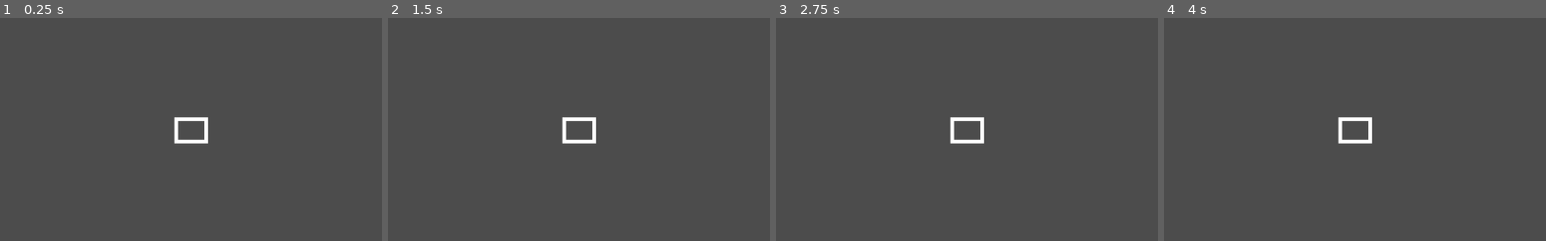
Above: before the commit, frames 1-4 (left to right).
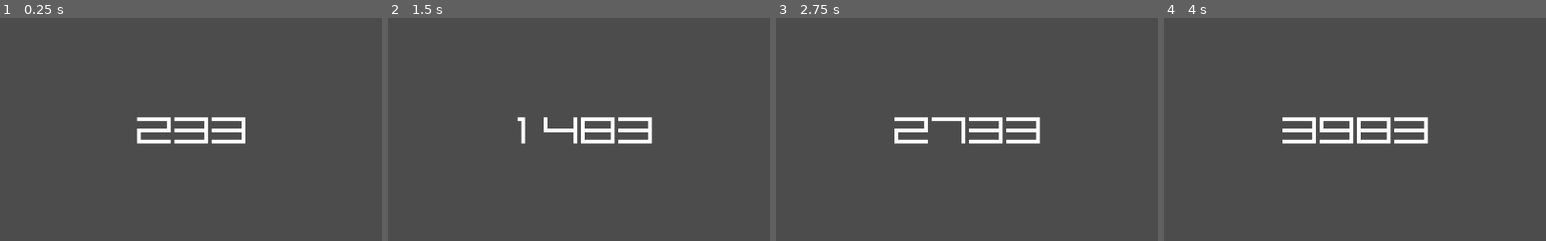
Above: after the commit, the same moments.

Repository: Immac/prototype-restart-timer-after-closing
Game: Godot game, scene res://Main.tscn
Same seed, same stepped clock (60 frames per second), same inputs: the game is played once before the commit and once after it.
Inputs:
- Up to frame 1 (0.25 s): no input
- Up to frame 2 (1.5 s): tap Enter at 0.5 s
- Up to frame 3 (2.75 s): no input
- Up to frame 4 (4 s): tap Space at 3.5 s
The pictures show only the part of the screen within x 25-75%, y 25-75%; the shares and areas given below are measured in that part.

The runs differ from the first frame. In frame 1, 1.3% of the frame differs, in the area x 35-65%, y 44-57%; in frame 2, 1.8%; in frame 3, 2.0%; in frame 4, 2.3%, in the area x 31-70%, y 44-57%.
Error before the commit: Invalid operands 'Dictionary' and 'Dictionary' in operator '-'. (res://Main.gd:12)

Commit message:
fixes issue with dates

Diff:
--- a/src/Main.gd
+++ b/src/Main.gd
@@ -1,7 +1,7 @@
 extends Control
 
 var time = 0
-onready var time_start = OS.get_datetime(true)
+onready var time_start = OS.get_system_time_msecs()
 onready var label := get_node("Label")
 
 func _ready():
@@ -9,7 +9,7 @@
 	pass
 
 func _process(delta):
-	time = OS.get_datetime(true) - time_start
+	time = OS.get_system_time_msecs() - time_start
 
 func _physics_process(_delta):
 	label.text = var2str(time)
@@ -42,9 +42,9 @@
 	save_game.open("user://savegame.save", File.READ)
 	while save_game.get_position() < save_game.get_len():
 		var node_data = parse_json(save_game.get_line())
-		time = node_data.time
 		time_start = node_data.get("time_start",time_start)
 	save_game.close()
+
 func handle_error(error):
 	print("An error with code %s ocurred." % error)
 	pass
